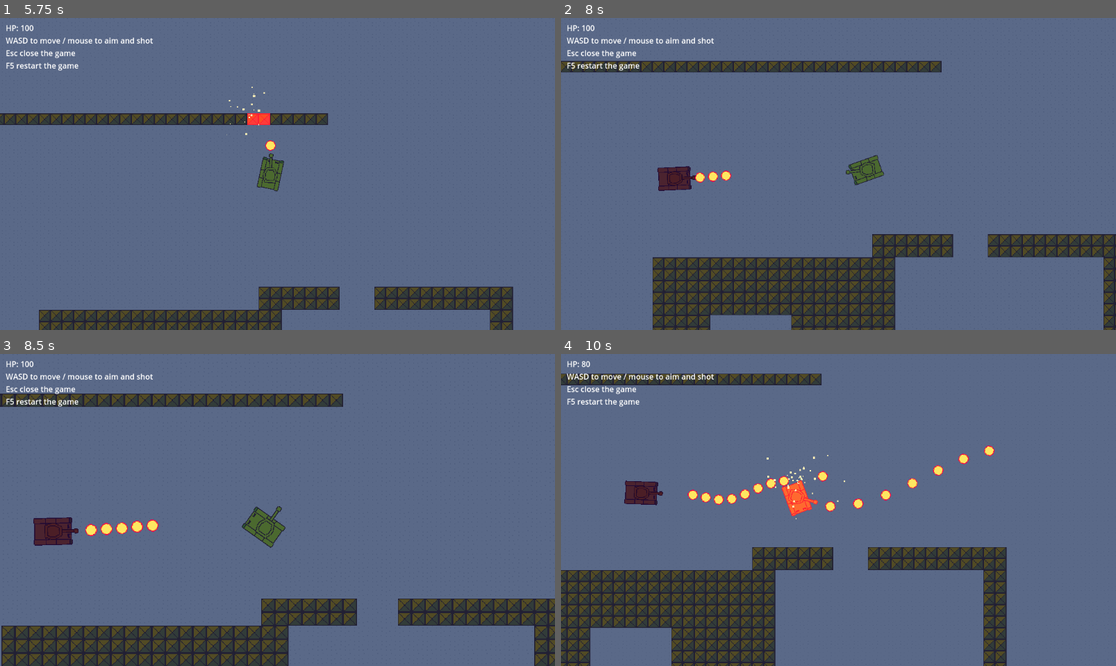
Above: before the commit, frames 1-4 (two rows, left to right).
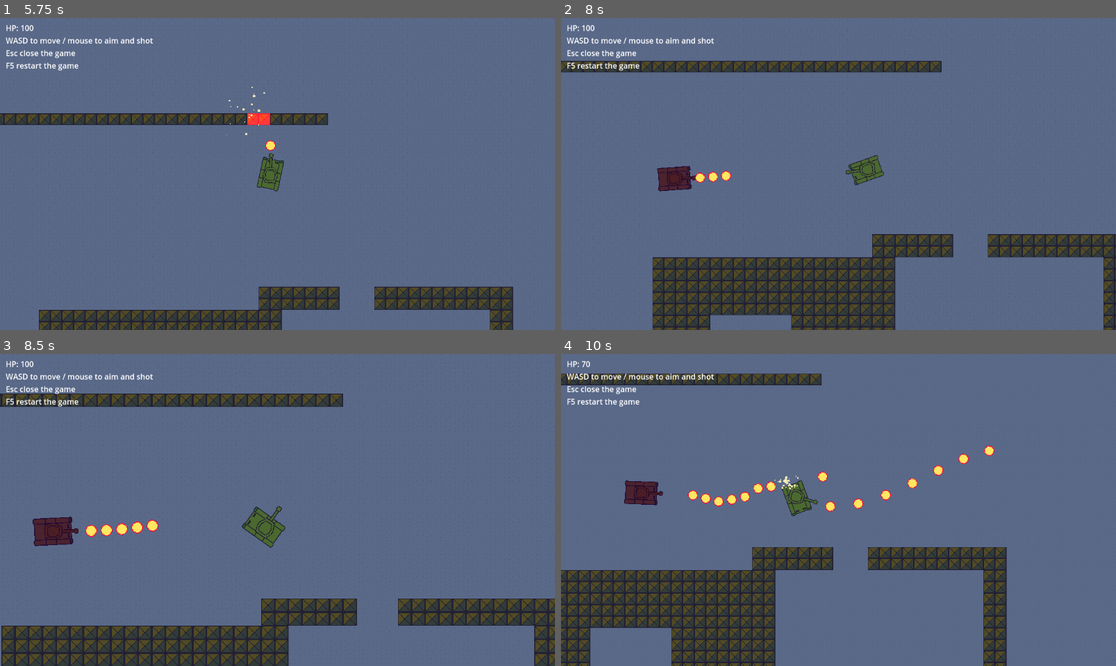
Above: after the commit, the same moments.

Repository: jamesfoxbr/Tanks
Game: Godot game, scene res://Scenes/main.tscn
Same seed, same stepped clock (60 frames per second), same inputs: the game is played once before the commit and once after it.
Inputs (mouse positions are in pixels of both pictures, inside the frame that each line leads up to):
- Up to frame 1 (5.75 s): tap Enter at 0.5 s; move the mouse to (399, 158) at 0.52 s; press the mouse at (399, 158) at 0.53 s; hold Right (ui_right) 0.53-1.28 s; move the mouse to (166, 189) at 1.27 s; release the mouse at (166, 189) at 1.28 s; hold Down (ui_down) 1.28-2.03 s; tap Mouse wheel down (zoom_in) at 1.35, 3.6 s; move the mouse to (333, 105) at 2.02 s; hold Right (ui_right) 2.03-2.78 s; tap Mouse wheel up (zoom_out) at 2.1, 4.35 s; move the mouse to (249, 236) at 2.77 s; hold Up (ui_up) 2.78-3.53 s; click (249, 236) at 2.85 s; move the mouse to (444, 220) at 3.52 s; hold Left (ui_left) 3.53-5.03 s; move the mouse to (111, 127) at 4.27 s; move the mouse to (305, 174) at 5.02 s; press the mouse at (305, 174) at 5.03 s; hold Down (ui_down) from 5.03 s (still down)
- Up to frame 2 (8 s): move the mouse to (755, 96) at 5.77 s; release Down (ui_down) at 5.78 s; release the mouse at (755, 96) at 5.78 s; hold Right (ui_right) 5.78-6.53 s; tap Mouse wheel down (zoom_in) at 5.85 s; move the mouse to (960, 158) at 6.52 s; hold Up (ui_up) 6.53-7.28 s; tap Mouse wheel up (zoom_out) at 6.6 s; move the mouse to (727, 189) at 7.27 s; hold Right (ui_right) from 7.28 s (still down); click (727, 189) at 7.35 s
- Up to frame 3 (8.5 s): move the mouse to (333, 441) at 8.02 s; release Right (ui_right) at 8.03 s; hold Down (ui_down) from 8.03 s (still down); tap Mouse wheel down (zoom_in) at 8.1 s
- Up to frame 4 (10 s): move the mouse to (810, 572) at 8.77 s; release Down (ui_down) at 8.78 s; hold Left (ui_left) 8.78-9.53 s; tap Mouse wheel up (zoom_out) at 8.85 s; move the mouse to (1005, 556) at 9.52 s; press the mouse at (1005, 556) at 9.53 s; hold Up (ui_up) from 9.53 s (still down)

Frame 1 is identical in both runs. In frame 2, less than 0.1% of the frame differs, in the area x 17-31%, y 47-56%; in frame 3, 0.2%; in frame 4, 0.8%, in the area x 3-52%, y 2-54%.

Commit message:
minor changes

Diff:
--- a/Scripts/enemy_tank.gd
+++ b/Scripts/enemy_tank.gd
@@ -77,7 +77,10 @@
 	t += delta
 
 func face_to_enemy(delta):
-	rotation = velocity.angle()
+	var face = create_tween()
+	face.tween_property(self, "rotation", velocity.angle(), 1)
+	face.tween_property(self, "follow", Vector2.UP * 200, 100)
+
 
 func shoot(delta):
 	var b = Bullet.instantiate()
--- a/project.godot
+++ b/project.godot
@@ -12,7 +12,7 @@
 
 config/name="Tanks"
 run/main_scene="res://Scenes/main.tscn"
-config/features=PackedStringArray("4.0", "Forward Plus")
+config/features=PackedStringArray("4.1", "Forward Plus")
 config/icon="res://icon.svg"
 
 [display]
@@ -56,17 +56,17 @@
 }
 shoot={
 "deadzone": 0.5,
-"events": [Object(InputEventMouseButton,"resource_local_to_s …(211 unchanged characters)… 226, 57),"factor":1.0,"button_index":1,"pressed":true,"double_click":false,"script":null)
+"events": [Object(InputEventMouseButton,"resource_local_to_s …(211 unchanged characters)… 226, 57),"factor":1.0,"button_index":1,"canceled":false,"pressed":true,"double_click":false,"script":null)
 ]
 }
 zoom_in={
 "deadzone": 0.5,
-"events": [Object(InputEventMouseButton,"resource_local_to_s …(212 unchanged characters)… 246, 59),"factor":1.0,"button_index":5,"pressed":true,"double_click":false,"script":null)
+"events": [Object(InputEventMouseButton,"resource_local_to_s …(212 unchanged characters)… 246, 59),"factor":1.0,"button_index":5,"canceled":false,"pressed":true,"double_click":false,"script":null)
 ]
 }
 zoom_out={
 "deadzone": 0.5,
-"events": [Object(InputEventMouseButton,"resource_local_to_s …(211 unchanged characters)… 163, 54),"factor":1.0,"button_index":4,"pressed":true,"double_click":false,"script":null)
+"events": [Object(InputEventMouseButton,"resource_local_to_s …(211 unchanged characters)… 163, 54),"factor":1.0,"button_index":4,"canceled":false,"pressed":true,"double_click":false,"script":null)
 ]
 }
 turbo={
Not shown, added: export_presets.cfg
Not shown, changed: .gitignore
